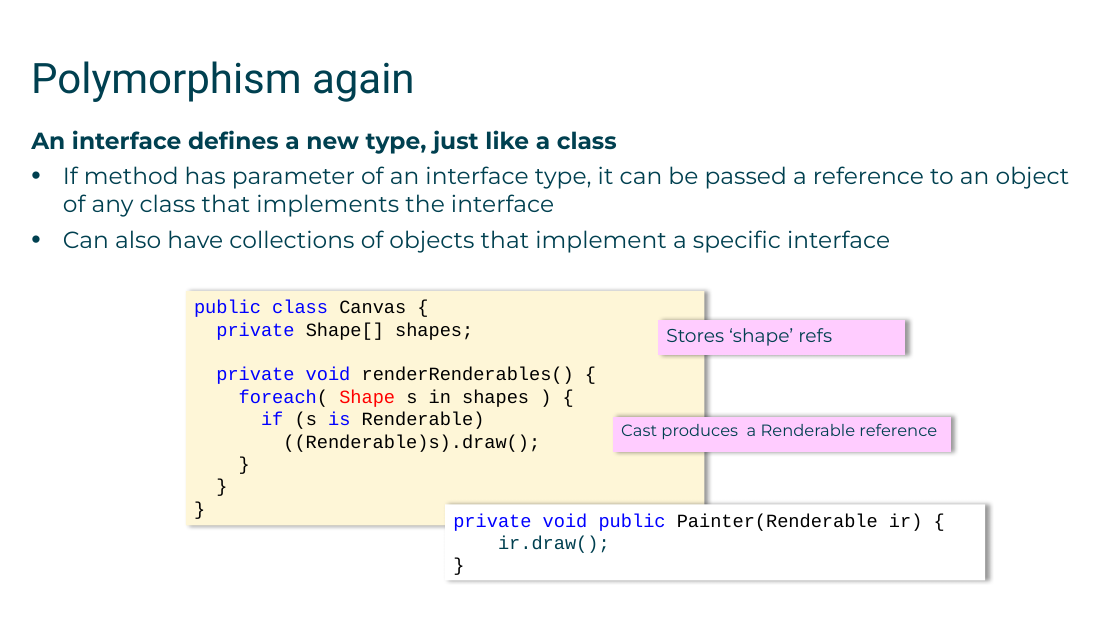
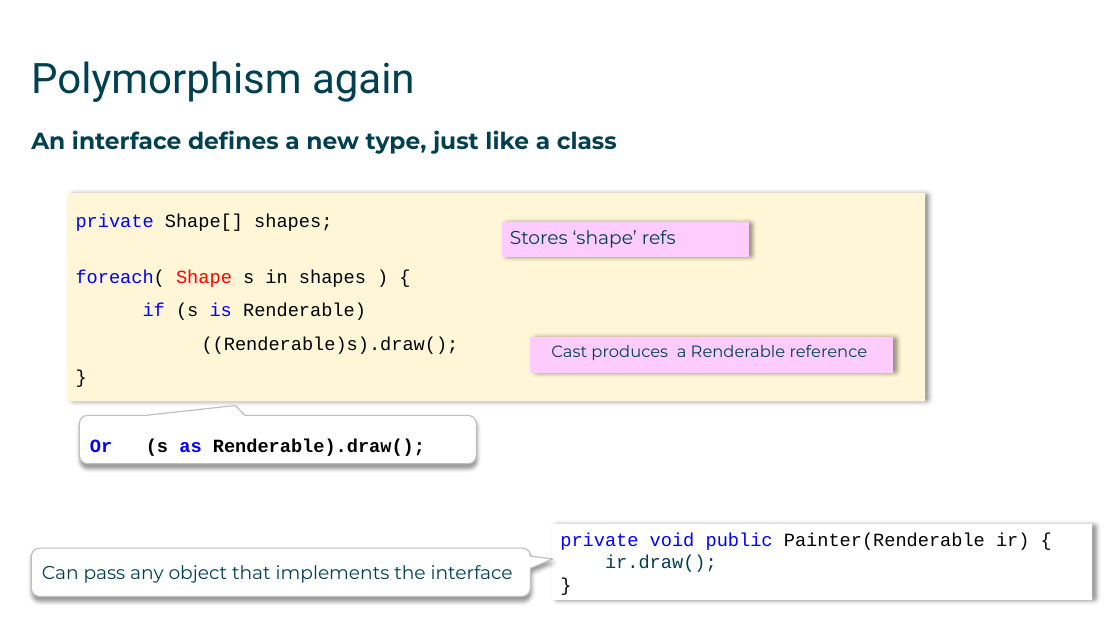
Before and after one commit to mikebaradaran/csharp, a slide deck: slide 7 of 10-Interfaces.pptx. Drawn at 1120x630 pixels with LibreOffice and Linux fonts; fonts in the diff are those of the drawing. Boxes give left, top, right and bottom in pixels: in the first picture for what was removed or moved away, otherwise in the second. Text is boxed around its words. In the diff, an @@ line names an element or a change of style, - is before the commit and + after.

```diff
--- a/10-Interfaces.pptx
+++ b/10-Interfaces.pptx
@@ text at (63,166,1070,253): paragraphs removed @@
-  • If method has parameter of an interface type, it can be passed a reference to an object of any class that implements the interface
-  • Can also have collections of objects that implement a specific interface
@@ text in rectangle at (67,193,925,402): paragraphs removed @@
-}
-}
@@ rectangle "private Shape[] shapes;": place and size @@
-rectangle "private Shape[] shapes;" at (186,291,704,525)
+rectangle "private Shape[] shapes;" at (67,193,925,402)
@@ rectangle "private Shape[] shapes;" at (67,193,925,402): line spacing 1 to 1.5 @@
@@ border callout "Stores ‘shape’ refs": place and size @@
-border callout "Stores ‘shape’ refs" at (658,320,905,355)
+border callout "Stores ‘shape’ refs" at (502,222,749,257)
@@ text in rectangle at (194,300,406,317): paragraph removed @@
-public class Canvas {
@@ border callout "Cast produces a Renderable reference": place and size @@
-border callout "Cast produces a Renderable reference" at (613,417,950,452)
+border callout "Cast produces a Renderable reference" at (531,338,894,373)
@@ text in rectangle at (216,367,574,384): paragraph removed @@
-private void renderRenderables() {
@@ rounded speech box added at (80,416,477,465), fill #FFFFFF, outline #BFBFBF 1 pt, 16 pt, text #000000, bold @@
+Or (s as Renderable).draw();
@@ rectangle "private void public Painter(Renderable ir) ...": place and size @@
-rectangle "private void public Painter(Renderable ir) ..." at (445,504,986,581)
+rectangle "private void public Painter(Renderable ir) ..." at (552,524,1092,601)
@@ rounded speech box added at (31,549,530,597), fill #FFFFFF, outline #BFBFBF 1 pt, 16 pt, text #004050 @@
+Can pass any object that implements the interface
```
Also in this commit, not shown: 1 other slide changed.
